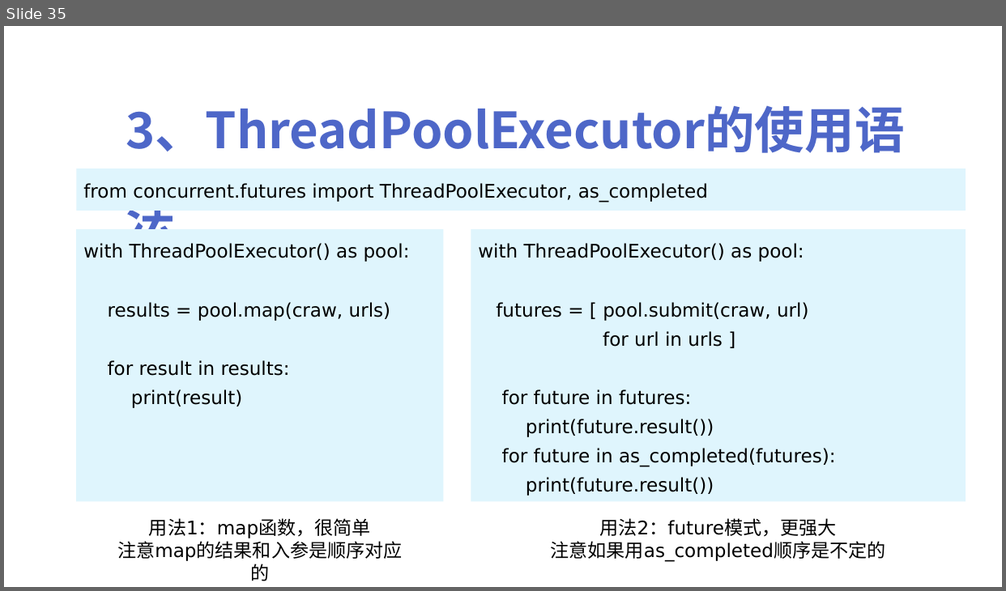
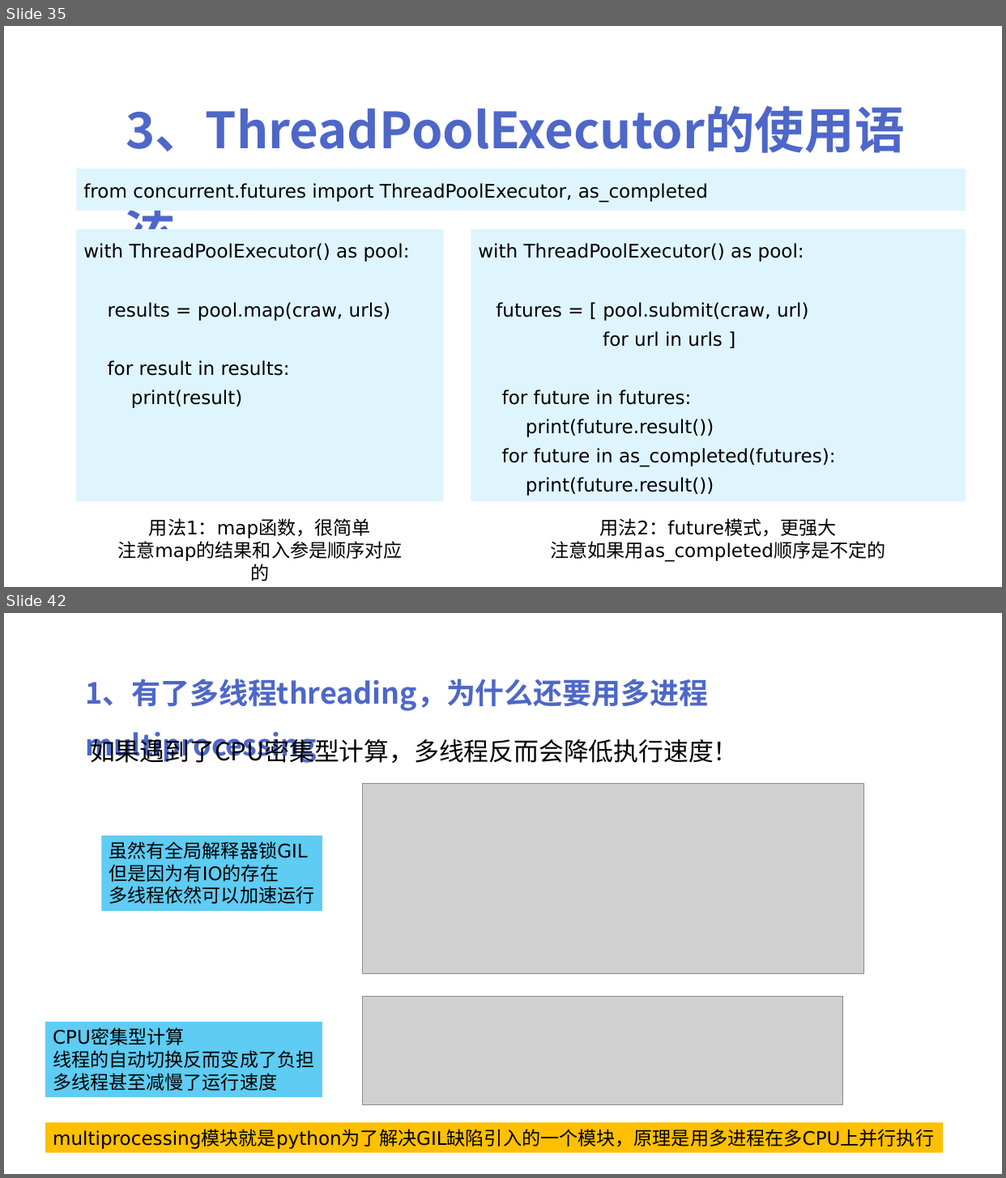
Before and after one commit to peiss/ant-learn-python-concurrent, a slide deck: Python并发编程简介.pptx. Shown one above the other, each under a label of ours: slide 35 before the commit, slides 35 and 42 after it; the slides between them are not shown. The pictures are 1006x591 and 1006x1178 pixels, drawn with LibreOffice and Linux fonts; fonts in the diff are those of the drawing; grey boxes stand for pictures. Boxes give left, top, right and bottom in pixels: in the first picture for what was removed or moved away, otherwise in the second. Text is boxed around its words. In the diff, an @@ line names an element or a change of style, - is before the commit and + after.

```diff
--- a/Python并发编程简介.pptx
+++ b/Python并发编程简介.pptx
@@ slide 42 added at (4, 613, 1002, 1174), background #FFFFFF @@
@@ text added at (85, 679, 708, 711), 28 pt, text #4E67C8, bold @@
+1、有了多线程threading，为什么还要用多进程multiprocessing
@@ text added at (90, 735, 739, 763), 24 pt, text #000000 @@
+如果遇到了CPU密集型计算，多线程反而会降低执行速度！
@@ picture added at (363, 784, 864, 973) @@
@@ rectangle added at (101, 835, 322, 911), fill #5ECCF3, 18 pt, text #000000 @@
+虽然有全局解释器锁GIL
+但是因为有IO的存在
+多线程依然可以加速运行
@@ picture added at (363, 996, 843, 1105) @@
@@ rectangle added at (45, 1023, 322, 1098), fill #5ECCF3, 18 pt, text #000000 @@
+CPU密集型计算
+线程的自动切换反而变成了负担
+多线程甚至减慢了运行速度
@@ rectangle added at (45, 1122, 943, 1152), fill #FFC000, 18 pt, text #000000 @@
+multiprocessing模块就是python为了解决GIL缺陷引入的一个模块，原理是用多进程在多CPU上并行执行
```
Also in this commit, not shown: 8 other slides added, 2 other files.
